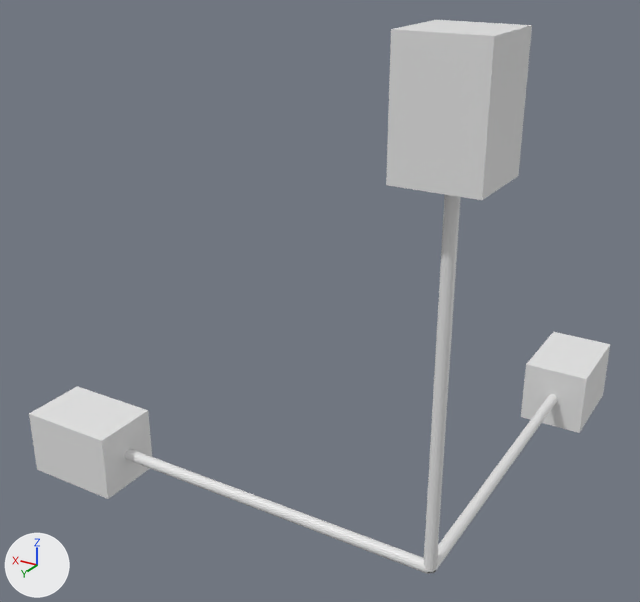
The Blender file JMESimpleExamples/assets/Models/simpleEditor/manipulators/manipulators.blend, before and after one commit.
Rendered twice from a 50 mm camera at (-0.524, 1.285, 1.146) aimed at (0.474, -0.379, 0.314). The axes (+X, +Y, +Z) are drawn at lower left. The lights are the same throughout. The same objects are shown in both versions, whatever each file hides. Objects named as collision shapes, trigger or cutter boxes, shadow casters or lower levels of detail are left out.

The first picture shows 'scale_x', 'scale_y', 'scale_z'.
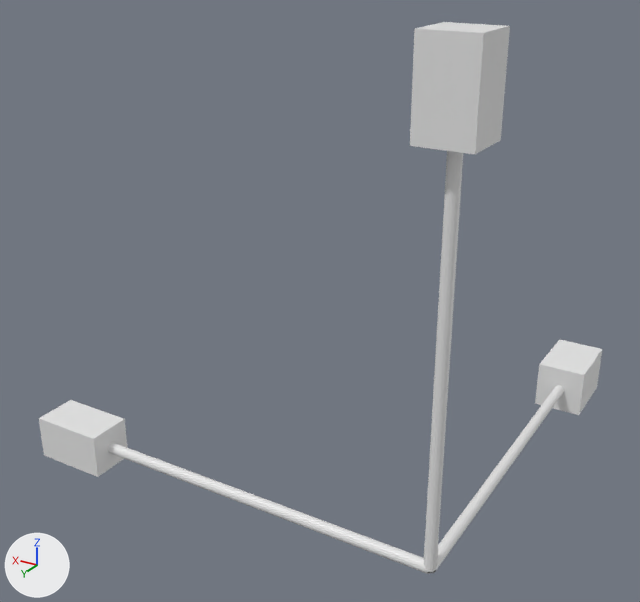
The edits, one by one:
me_scale_y has 40 vertices, 22 faces and spans x -0.079..0.079, y -0.079..0.079, z 0.0..1.0.
me_scale_y is used by ob_scale_y; location (0.0, 0.0, 0.0).
me_scale_y part 1: the loose piece of 8 vertices spanning x -0.079..0.079, y -0.079..0.079, z 0.766..1.0 is scaled about its middle by (0.677, 0.677, 0.743), then moved by (0.0, 0.0, 0.03).
me_scale_y part 2: all 16 vertices in x -0.013..0.013, y -0.013..0.013, z 0.766 are moved by (0.0, 0.0, 0.06).
me_scale_z has 40 vertices, 22 faces and spans x -0.079..0.079, y -1.0..0.0, z -0.079..0.079.
me_scale_z is used by ob_scale_z; location (0.0, 0.0, 0.0).
me_scale_z part 3: the loose piece of 8 vertices spanning x -0.079..0.079, y -1.0..-0.766, z -0.079..0.079 is scaled about its middle by 0.758, then moved by (0.0, -0.028, 0.0).
me_scale_x has 40 vertices, 22 faces and spans x 0.0..1.0, y -0.078..0.078, z -0.078..0.078.
me_scale_x is used by ob_scale_x; location (0.0, 0.0, 0.0).
me_scale_x part 4: the loose piece of 8 vertices spanning x 0.768..1.0, y -0.078..0.078, z -0.078..0.078 is scaled about its middle by (0.768, 0.666, 0.666), then moved by (0.027, 0.0, 0.0).
me_scale_x part 5: all 16 vertices in x 0.768, y -0.013..0.013, z -0.013..0.013 are moved by (0.054, 0.0, 0.0).

Location of each change, [x1, y1, x2, y2] in pixels of the pictures (640 x 602 px; the box of a moved part takes in the faces that stretch with it):
'scale_y', reshaped (31% narrower)
    before: [386, 20, 532, 572]
    after: [410, 22, 510, 572]
'scale_x', reshaped (7% shorter)
    before: [29, 386, 429, 574]
    after: [39, 400, 429, 574]
'scale_z', reshaped
    before: [427, 332, 610, 573]
    after: [427, 339, 602, 573]
part 1 of me_scale_y, moved or reshaped
    before: [386, 20, 532, 200]
    after: [410, 22, 510, 154]
part 2 of me_scale_y, moved or reshaped
    before: [424, 195, 461, 572]
    after: [424, 151, 463, 572]
part 3 of me_scale_z, moved or reshaped
    before: [521, 332, 610, 433]
    after: [535, 339, 602, 415]
part 4 of me_scale_x, moved or reshaped
    before: [29, 386, 152, 499]
    after: [39, 400, 128, 477]
part 5 of me_scale_x, moved or reshaped
    before: [125, 449, 429, 574]
    after: [108, 442, 429, 574]
